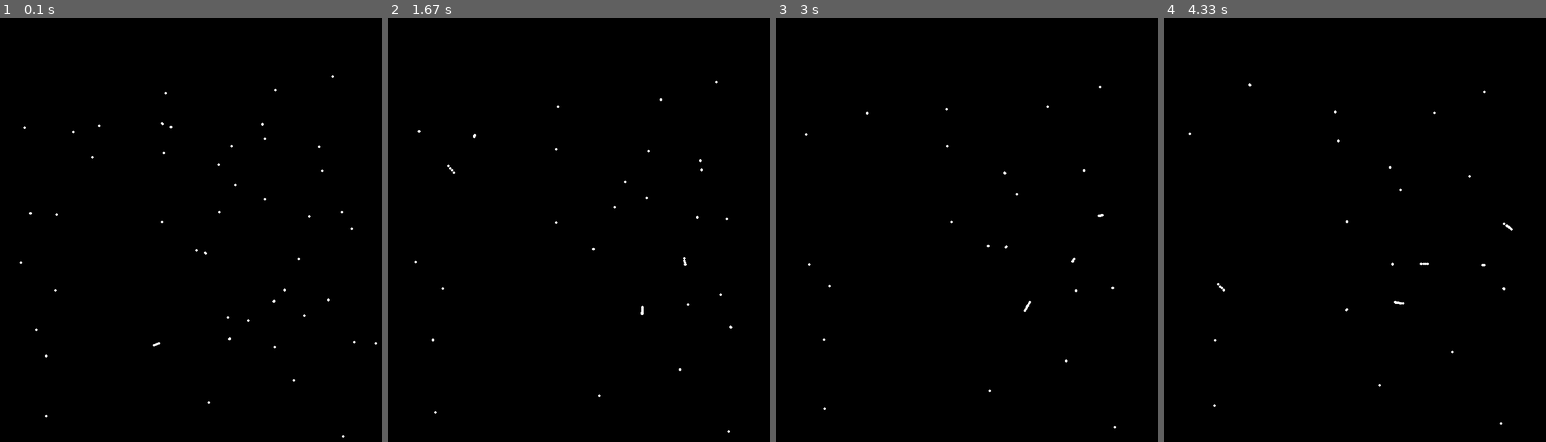
Above: before the commit, frames 1-4 (left to right).
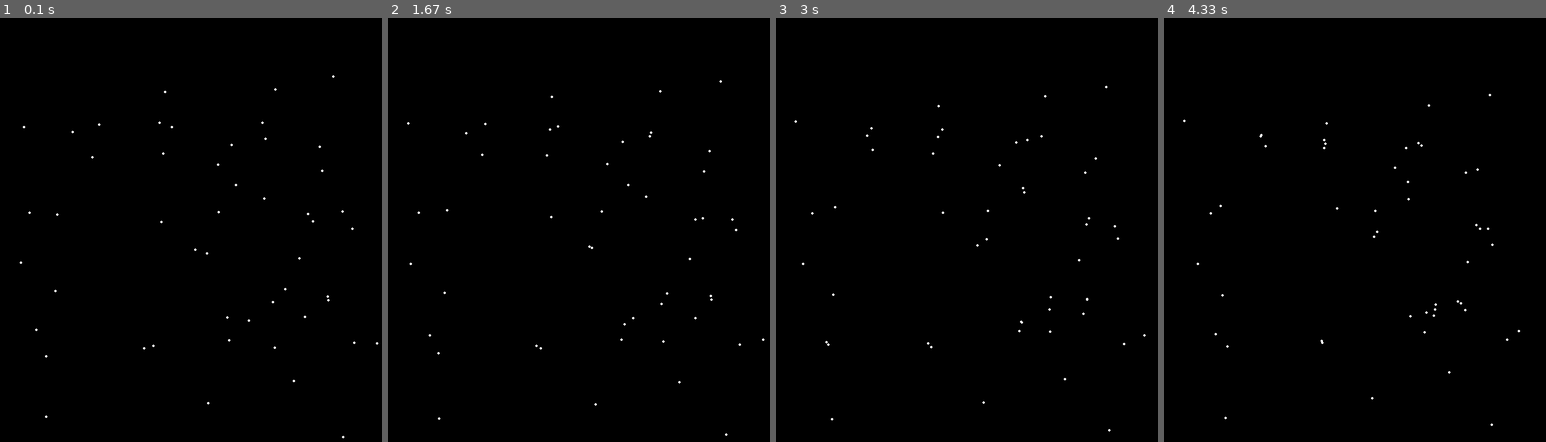
Above: after the commit, the same moments.

Repository: mirlan0705/n-body-star-cluster
Game: pygame game, started from main.py
Same seed, same stepped clock (60 frames per second), same inputs: the game is played once before the commit and once after it.
Inputs:
- Up to frame 1 (0.1 s): no input
- Up to frame 2 (1.67 s): no input
- Up to frame 3 (3 s): no input
- Up to frame 4 (4.33 s): no input

The runs differ from the first frame. In frame 1, 0.1% of the frame differs, in the area x 5-100%, y 13-100%; in frame 2, 0.3%, in the area x 5-99%, y 14-99%; in frame 3, 0.2%; in frame 4, 0.3%.

Commit message:
finished logic

Diff:
--- a/main.py
+++ b/main.py
@@ -17,8 +17,8 @@
 for i in range(50):
     x = random.uniform(100, 700)
     y = random.uniform(100, 700)
-    vx = random.uniform(-0.5, 0.5)
-    vy = random.uniform(-0.5, 0.5)
+    vx = random.uniform(-0.1, 0.1)
+    vy = random.uniform(-0.1, 0.1)
     mass = random.uniform(1, 3)
     stars.append([x,y,vx,vy,mass])
 
@@ -32,6 +32,7 @@
     screen.fill((0,0,0))
     for star in stars:
         for other in stars:
+
             dx = other[0] - star[0]
             dy = other[1] - star[1]
 
@@ -41,12 +42,15 @@
             nx = dx/distance
             ny = dy/distance
 
-            ax = 100 * other[4]/distance**2 * nx
-            ay = 100 * other[4]/distance**2 * ny
+            ax = 0.5 * other[4]/distance**2 * nx
+            ay = 0.5 * other[4]/distance**2 * ny
 
-            star[0] += ax
-            star[1] += ay
-            pygame.draw.circle(screen, (255,255,255), (int(star[0]), int(star[1])), 2)
+            star[2] += ax
+            star[3] += ay
+
+        star[0] += star[2]
+        star[1] += star[3]
+        pygame.draw.circle(screen, (255,255,255), (int(star[0]), int(star[1])), 2)
 
     pygame.display.flip()
     clock.tick(60)
